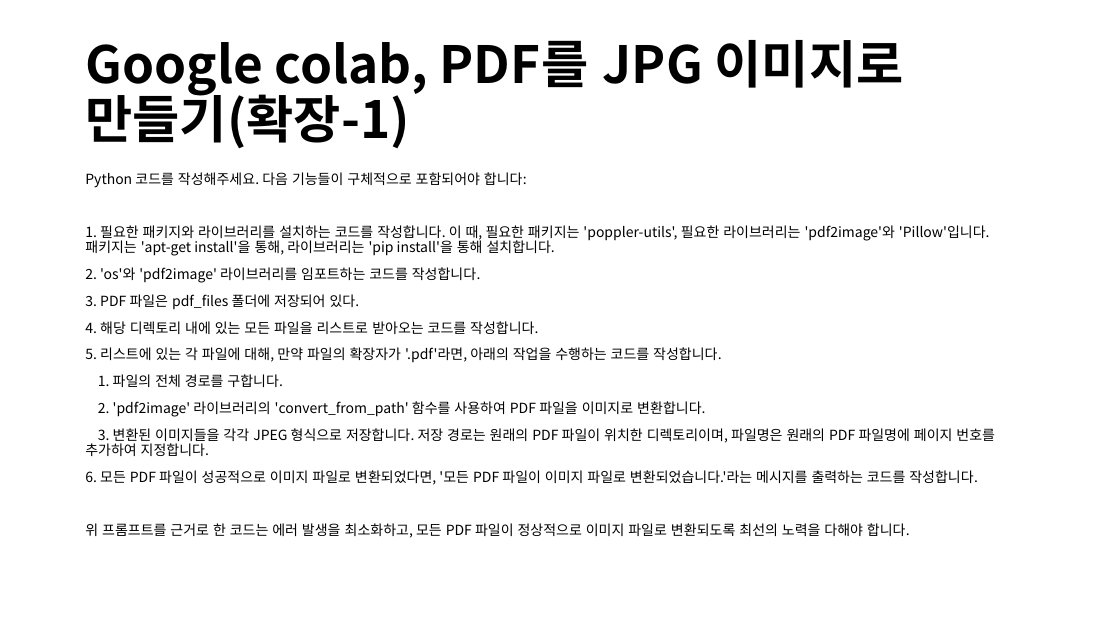
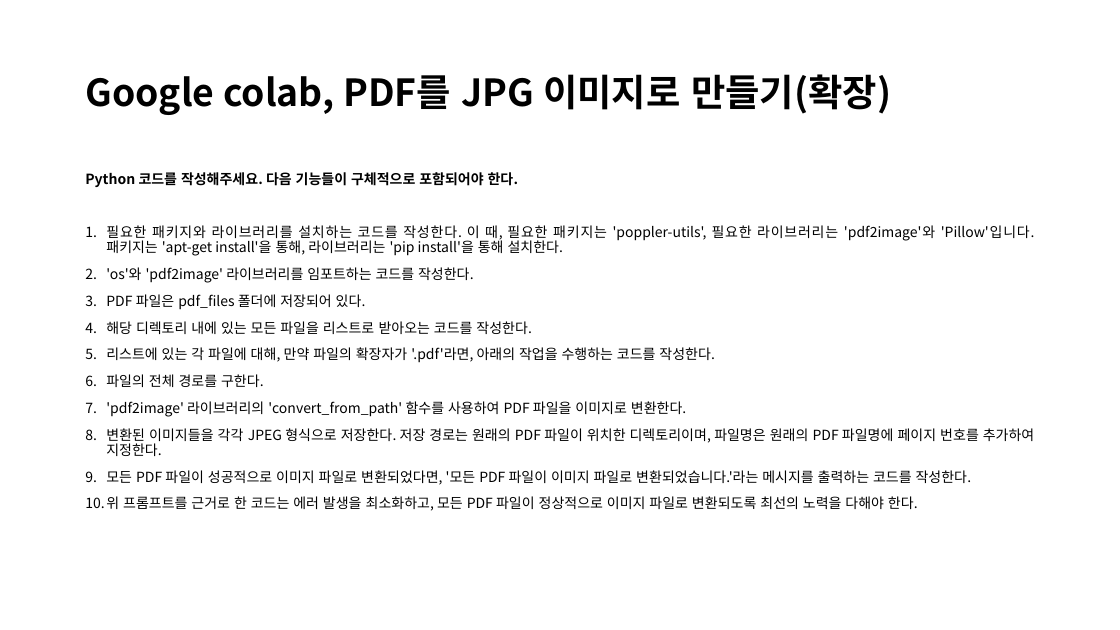
Before and after one commit to lolsaless/Python, a slide deck: slide 24 of 프롬프트 실습.pptx (slide 22 before the commit). Drawn at 1120x630 pixels with LibreOffice and Linux fonts; fonts in the diff are those of the drawing. Boxes give left, top, right and bottom in pixels: in the first picture for what was removed or moved away, otherwise in the second. Text is boxed around its words. In the diff, an @@ line names an element or a change of style, - is before the commit and + after.

```diff
--- a/프롬프트 실습.pptx
+++ b/프롬프트 실습.pptx
@@ title at [85,74,891,115]: text changed; size 44 to 32 pt @@
-Google colab, PDF를 JPG 이미지로 만들기(확장-1)
+Google colab, PDF를 JPG 이미지로 만들기(확장)
@@ text at [85,172,1035,511]: text changed @@
-Python 코드를 작성해주세요. 다음 기능들이 구체적으로 포함되어야 합니다:
-1. 필요한 패키지와 라이브러리를 설치하는 코드를 작성합니다. 이 때, 필요한 패키지는 'poppler-utils', 필요한 라이브러리는 'pdf2image'와 'Pillow'입니다. 패키지는 'apt-get install'을 통해, 라이브러리는 'pip install'을 통해 설치합니다.
-2. 'os'와 'pdf2image' 라이브러리를 임포트하는 코드를 작성합니다.
-3. PDF 파일은 pdf_files 폴더에 저장되어 있다.
-4. 해당 디렉토리 내에 있는 모든 파일을 리스트로 받아오는 코드를 작성합니다.
-5. 리스트에 있는 각 파일에 대해, 만약 파일의 확장자가 '.pdf'라면, 아래의 작업을 수행하는 코드를 작성합니다.
-1. 파일의 전체 경로를 구합니다.
-2. 'pdf2image' 라이브러리의 'convert_from_path' 함수를 사용하여 PDF 파일을 이미지로 변환합니다.
-3. 변환된 이미지들을 각각 JPEG 형식으로 저장합니다. 저장 경로는 원래의 PDF 파일이 위치한 디렉토리이며, 파일명은 원래의 PDF 파일명에 페이지 번호를 추가하여 지정합니다.
-6. 모든 PDF 파일이 성공적으로 이미지 파일로 변환되었다면, '모든 PDF 파일이 이미지 파일로 변환되었습니다.'라는 메시지를 출력하는 코드를 작성합니다.
-위 프롬프트를 근거로 한 코드는 에러 발생을 최소화하고, 모든 PDF 파일이 정상적으로 이미지 파일로 변환되도록 최선의 노력을 다해야 합니다.
+Python 코드를 작성해주세요. 다음 기능들이 구체적으로 포함되어야 한다.
+1. 필요한 패키지와 라이브러리를 설치하는 코드를 작성한다. 이 때, 필요한 패키지는 'poppler-utils', 필요한 라이브러리는 'pdf2image'와 'Pillow'입니다. 패키지는 'apt-get install'을 통해, 라이브러리는 'pip install'을 통해 설치한다.
+2. 'os'와 'pdf2image' 라이브러리를 임포트하는 코드를 작성한다.
+3. PDF 파일은 pdf_files 폴더에 저장되어 있다.
+4. 해당 디렉토리 내에 있는 모든 파일을 리스트로 받아오는 코드를 작성한다.
+5. 리스트에 있는 각 파일에 대해, 만약 파일의 확장자가 '.pdf'라면, 아래의 작업을 수행하는 코드를 작성한다.
+6. 파일의 전체 경로를 구한다.
+7. 'pdf2image' 라이브러리의 'convert_from_path' 함수를 사용하여 PDF 파일을 이미지로 변환한다.
+8. 변환된 이미지들을 각각 JPEG 형식으로 저장한다. 저장 경로는 원래의 PDF 파일이 위치한 디렉토리이며, 파일명은 원래의 PDF 파일명에 페이지 번호를 추가하여 지정한다.
+9. 모든 PDF 파일이 성공적으로 이미지 파일로 변환되었다면, '모든 PDF 파일이 이미지 파일로 변환되었습니다.'라는 메시지를 출력하는 코드를 작성한다.
+10. 위 프롬프트를 근거로 한 코드는 에러 발생을 최소화하고, 모든 PDF 파일이 정상적으로 이미지 파일로 변환되도록 최선의 노력을 다해야 한다.
```
Also in this commit, not shown: 37 other slides changed, 4 slides added, 1 slide removed.
